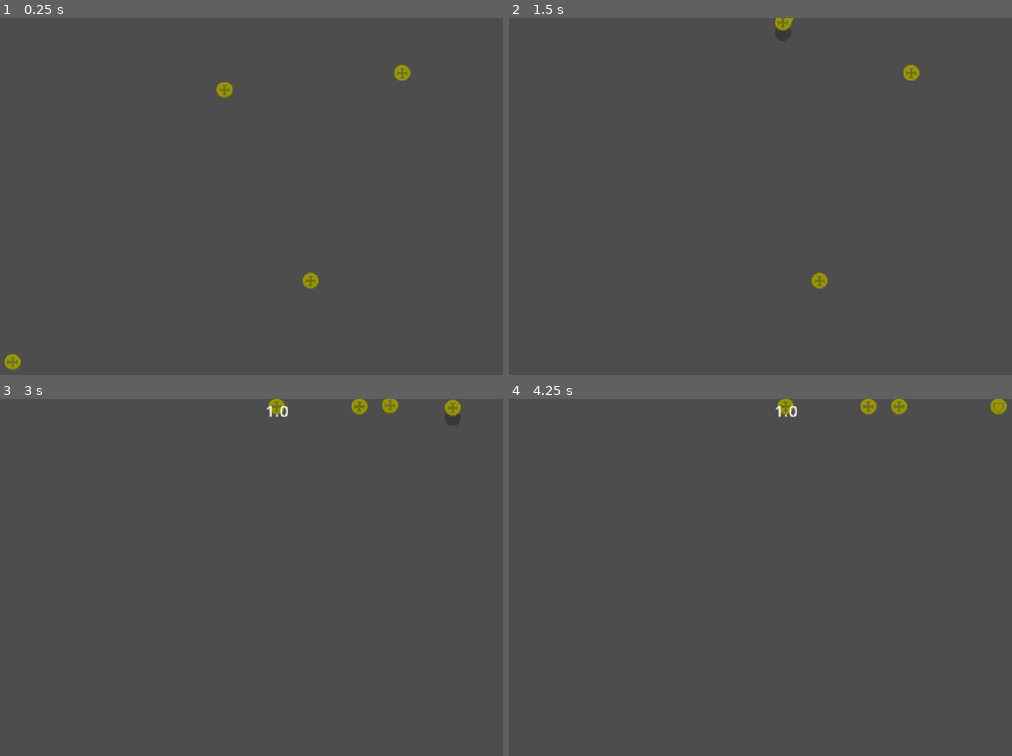
Above: before the commit, frames 1-4 (two rows, left to right).
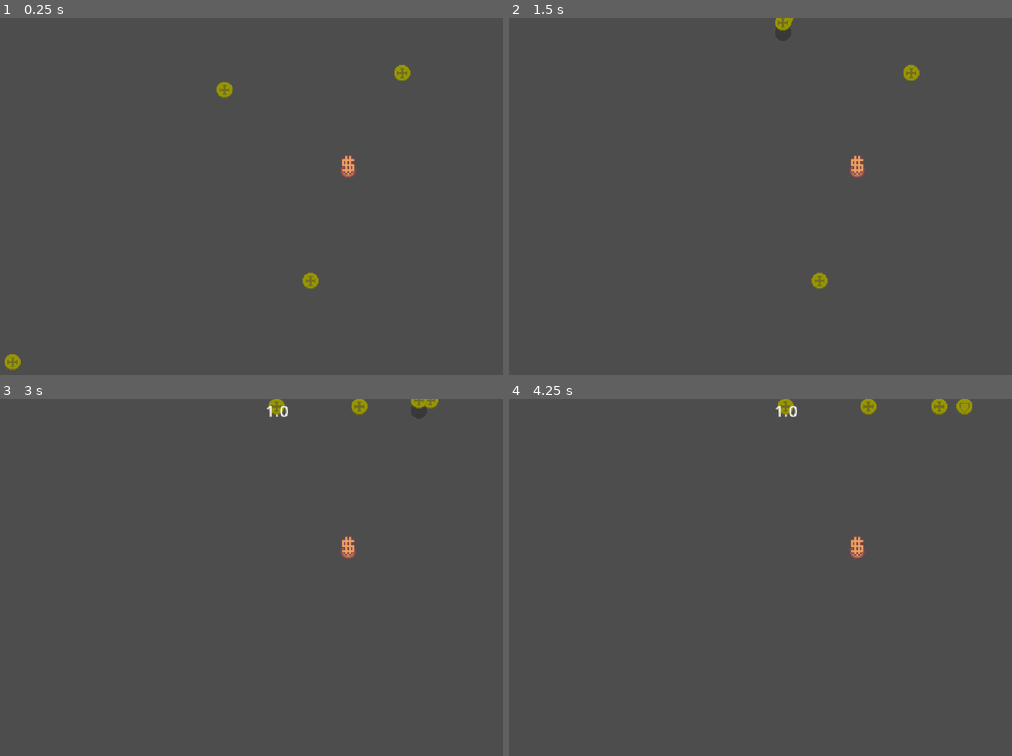
Above: after the commit, the same moments.

Repository: Plagiatus/JulienTest
Game: Godot game, scene res://scenes/game.tscn
Same seed, same stepped clock (60 frames per second), same inputs: the game is played once before the commit and once after it.
Inputs (mouse positions are in pixels of both pictures, inside the frame that each line leads up to):
- Up to frame 1 (0.25 s): no input
- Up to frame 2 (1.5 s): tap Enter at 0.5 s; move the mouse to (519, 360) at 0.52 s; press the mouse at (519, 360) at 0.53 s; tap Space at 1.25 s; move the mouse to (735, 89) at 1.27 s; release the mouse at (735, 89) at 1.28 s; click (735, 89) at 1.35 s
- Up to frame 3 (3 s): tap Enter at 2 s; move the mouse to (311, 663) at 2.02 s; press the mouse at (311, 663) at 2.03 s; tap Space at 2.75 s; move the mouse to (402, 452) at 2.77 s; release the mouse at (402, 452) at 2.78 s; click (402, 452) at 2.85 s
- Up to frame 4 (4.25 s): tap Enter at 3.5 s; move the mouse to (986, 631) at 3.52 s; press the mouse at (986, 631) at 3.53 s

The runs differ from the first frame. In frame 1, 0.2% of the frame differs, in the area x 67-71%, y 38-45%; in frame 2, 0.2%; in frame 3, 0.5%; in frame 4, 0.6%, in the area x 67-100%, y 0-45%.

Commit message:
totems with effects, anyone?

Diff:
--- a/source/v3/scenes/coins/coin.tscn
+++ b/source/v3/scenes/coins/coin.tscn
@@ -71,6 +71,7 @@
 metadata/_custom_type_script = "uid://b8j8embmujmml"
 
 [node name="Coin" type="RigidBody2D" unique_id=230706520 node_paths=PackedStringArray("toss_component")]
+collision_mask = 7
 lock_rotation = true
 linear_damp = 5.0
 script = ExtResource("1_n00w2")
--- a/source/v3/scenes/game.tscn
+++ b/source/v3/scenes/game.tscn
@@ -1,6 +1,7 @@
 [gd_scene format=3 uid="uid://k2vdb8uwbqoh"]
 
 [ext_resource type="Script" uid="uid://dqrtdydo1703m" path="res://scripts/game.gd" id="1_yqjtg"]
+[ext_resource type="PackedScene" uid="uid://bhlrkhquqr2hx" path="res://scenes/totems/totem.tscn" id="3_lbhrr"]
 [ext_resource type="Script" uid="uid://dxb1dl5ke3iu" path="res://scripts/ui/money_label.gd" id="3_lnu2h"]
 
 [sub_resource type="WorldBoundaryShape2D" id="WorldBoundaryShape2D_4bdg2"]
@@ -57,4 +58,7 @@
 grow_horizontal = 2
 script = ExtResource("3_lnu2h")
 
+[node name="Totem" parent="." unique_id=1330368982 instance=ExtResource("3_lbhrr")]
+position = Vector2(383, 153)
+
 [connection signal="money_changed" from="." to="CanvasLayer/Label" method="set_value"]
--- /dev/null
+++ b/source/v3/scenes/totems/totem.tscn
@@ -0,0 +1,49 @@
+[gd_scene format=3 uid="uid://bhlrkhquqr2hx"]
+
+[ext_resource type="Script" uid="uid://cldsdfnm75omg" path="res://scripts/totems/totem.gd" id="1_8eb13"]
+[ext_resource type="Texture2D" uid="uid://bc0bar8b2utmf" path="res://assets/totems/totem.png" id="1_e2qub"]
+[ext_resource type="Script" uid="uid://b3hxo52stcofc" path="res://scripts/components/click_handler_component.gd" id="2_8eb13"]
+[ext_resource type="Script" uid="uid://bwcb2uppn6x2g" path="res://scripts/components/move_component.gd" id="3_evpn7"]
+[ext_resource type="Script" uid="uid://11wrtxlnq8hn" path="res://scripts/components/effects/value_multiplied_effect_component.gd" id="5_evpn7"]
+
+[sub_resource type="CircleShape2D" id="CircleShape2D_igf3p"]
+radius = 8.0
+
+[sub_resource type="CircleShape2D" id="CircleShape2D_n00w2"]
+radius = 40.0
+
+[node name="Totem" type="RigidBody2D" unique_id=1330368982 node_paths=PackedStringArray("area_of_effect")]
+collision_layer = 2
+collision_mask = 0
+lock_rotation = true
+linear_damp = 10.0
+script = ExtResource("1_8eb13")
+area_of_effect = NodePath("EffectComponent/AreaOfEffect")
+
+[node name="CollisionShape2D" type="CollisionShape2D" parent="." unique_id=1898635089]
+shape = SubResource("CircleShape2D_igf3p")
+
+[node name="Visuals" type="Sprite2D" parent="." unique_id=875336131]
+position = Vector2(0, -8)
+texture = ExtResource("1_e2qub")
+
+[node name="ClickHandlerComponent" type="Node2D" parent="." unique_id=81853460 node_paths=PackedStringArray("clickable_shape")]
+script = ExtResource("2_8eb13")
+clickable_shape = NodePath("..")
+grab_distance = 3
+metadata/_custom_type_script = "uid://b3hxo52stcofc"
+
+[node name="MoveComponent" type="Node" parent="." unique_id=953326751 node_paths=PackedStringArray("click_handler")]
+script = ExtResource("3_evpn7")
+click_handler = NodePath("../ClickHandlerComponent")
+metadata/_custom_type_script = "uid://bwcb2uppn6x2g"
+
+[node name="EffectComponent" type="Node2D" parent="." unique_id=2080598012 node_paths=PackedStringArray("area_of_effect")]
+script = ExtResource("5_evpn7")
+area_of_effect = NodePath("AreaOfEffect")
+
+[node name="AreaOfEffect" type="Area2D" parent="EffectComponent" unique_id=861559555]
+collision_layer = 0
+
+[node name="CollisionShape2D" type="CollisionShape2D" parent="EffectComponent/AreaOfEffect" unique_id=1018870761]
+shape = SubResource("CircleShape2D_n00w2")
--- a/source/v3/scripts/coins/coin.gd
+++ b/source/v3/scripts/coins/coin.gd
@@ -1,4 +1,4 @@
-class_name Coin extends Node
+class_name Coin extends RigidBody2D
 
 signal throw(toss: TossResource)
 signal land(result: TossResultResource)
--- /dev/null
+++ b/source/v3/scripts/components/effect_component.gd
@@ -0,0 +1,29 @@
+@abstract
+class_name EffectComponent extends Node2D
+
+@export var area_of_effect: Area2D
+
+signal coin_entered_area(coin: Coin)
+signal coin_exited_area(coin: Coin)
+
+func _ready() -> void:
+	area_of_effect.body_entered.connect(_coin_entered)
+	area_of_effect.body_exited.connect(_coin_exited)
+
+func _coin_entered(body: PhysicsBody2D) -> void:
+	if not body is Coin: return
+	coin_entered_area.emit(body)
+	body.throw.connect(_on_coin_throw.bind(body))
+	body.land.connect(_on_coin_landed.bind(body))
+
+func _coin_exited(body: PhysicsBody2D) -> void:
+	if not body is Coin: return
+	coin_exited_area.emit(body)
+	body.throw.disconnect(_on_coin_throw)
+	body.land.disconnect(_on_coin_landed)
+
+func _on_coin_throw(_toss: TossResource, _coin: Coin): pass
+func _on_coin_landed(_toss_result: TossResultResource, _coin: Coin): pass
+
+func _draw() -> void:
+	draw_circle(position, 40, Color(1.0, 1.0, 1.0, 0.498), false, 1)
--- /dev/null
+++ b/source/v3/scripts/components/effects/effect_component.gd
@@ -0,0 +1,17 @@
+class_name EffectComponent extends Node
+
+@export var area_of_effect: Area2D
+
+signal coin_entered_area(coin: Coin)
+signal coin_exited_area(coin: Coin)
+
+func _ready() -> void:
+	area_of_effect.body_entered.connect(coin_entered)
+
+func coin_entered(body: PhysicsBody2D) -> void:
+	if not body is Coin: return
+	coin_entered_area.emit(body)
+
+func coin_exited(body: PhysicsBody2D) -> void:
+	if not body is Coin: return
+	coin_exited_area.emit(body)
--- /dev/null
+++ b/source/v3/scripts/components/effects/value_multiplied_effect_component.gd
@@ -0,0 +1,4 @@
+class_name ValueMultiplierEffectComponent extends EffectComponent
+
+func _on_coin_throw(_toss: TossResource, _coin: Coin):
+	_toss.heads_value *= 2
--- /dev/null
+++ b/source/v3/scripts/totems/totem.gd
@@ -0,0 +1,3 @@
+class_name Totem extends RigidBody2D
+
+@export var area_of_effect: Area2D
--- /dev/null
+++ b/source/v3/shader/outline.gdshader
@@ -0,0 +1,31 @@
+shader_type canvas_item;
+
+uniform vec4 clr : source_color = vec4(0.0, 0.0, 0.0, 1.0);
+uniform int type : hint_enum("Disable", "Round", "Square") = 2;
+uniform float thickness = 1.0;
+
+const vec2[8] DIRECTIONS = {
+	vec2(1.0, 0.0),
+	vec2(0.0, 1.0),
+	vec2(-1.0, 0.0),
+	vec2(0.0, -1.0),
+	vec2(1.0, 1.0),
+	vec2(-1.0, 1.0),
+	vec2(-1.0, -1.0),
+	vec2(1.0, -1.0)
+};
+
+float gtz(float input) { return max(0, sign(input)); }
+// returns 1 if input > 0, else 0
+
+float check(sampler2D tex, vec2 from, vec2 size) {
+	float result = 0.0;
+	for (int i = 0; i < 4 * type; i++) {
+		result += texture(tex, from + DIRECTIONS[i] * size * thickness).a;
+	}
+	return gtz(result);
+}
+
+void fragment() {
+	COLOR = mix( COLOR, clr, check(TEXTURE, UV, TEXTURE_PIXEL_SIZE) * (1.0 - gtz(COLOR.a)) );
+}
Binary file added: source/v3/assets/totems/totem.png
Not shown, added: source/v3/assets/totems/totem.png.import
Not shown, added: source/v3/scripts/components/effect_component.gd.uid
Not shown, added: source/v3/scripts/components/effects/effect_component.gd.uid
Not shown, added: source/v3/scripts/components/effects/value_multiplied_effect_component.gd.uid
Not shown, added: source/v3/scripts/totems/totem.gd.uid
Not shown, added: source/v3/shader/outline.gdshader.uid
